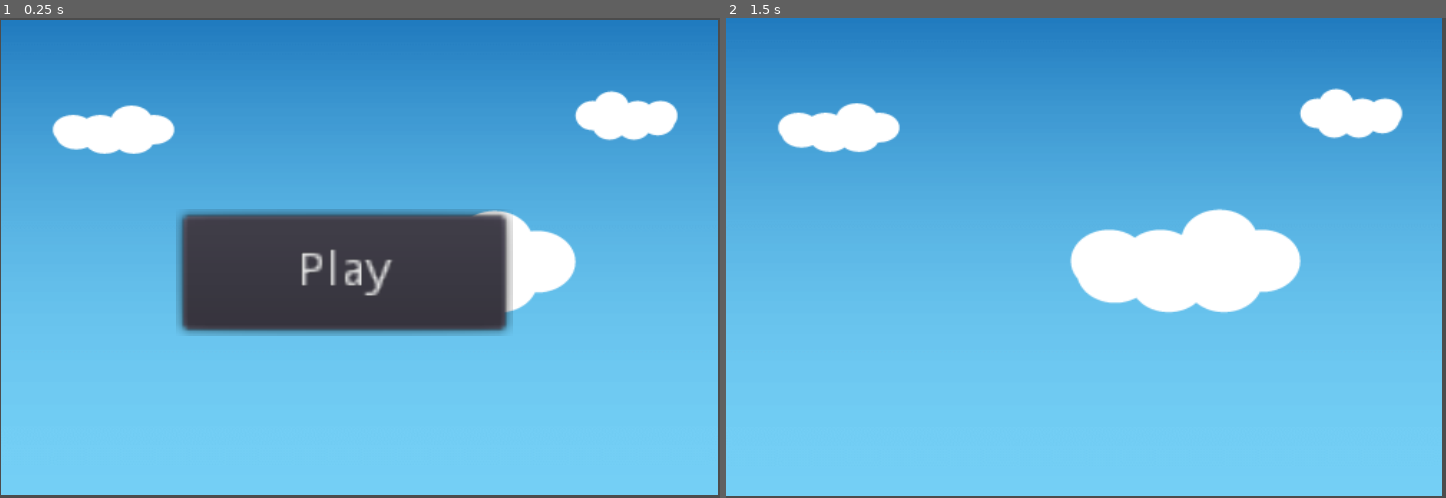
Above: before the commit, frames 1-2 (left to right).
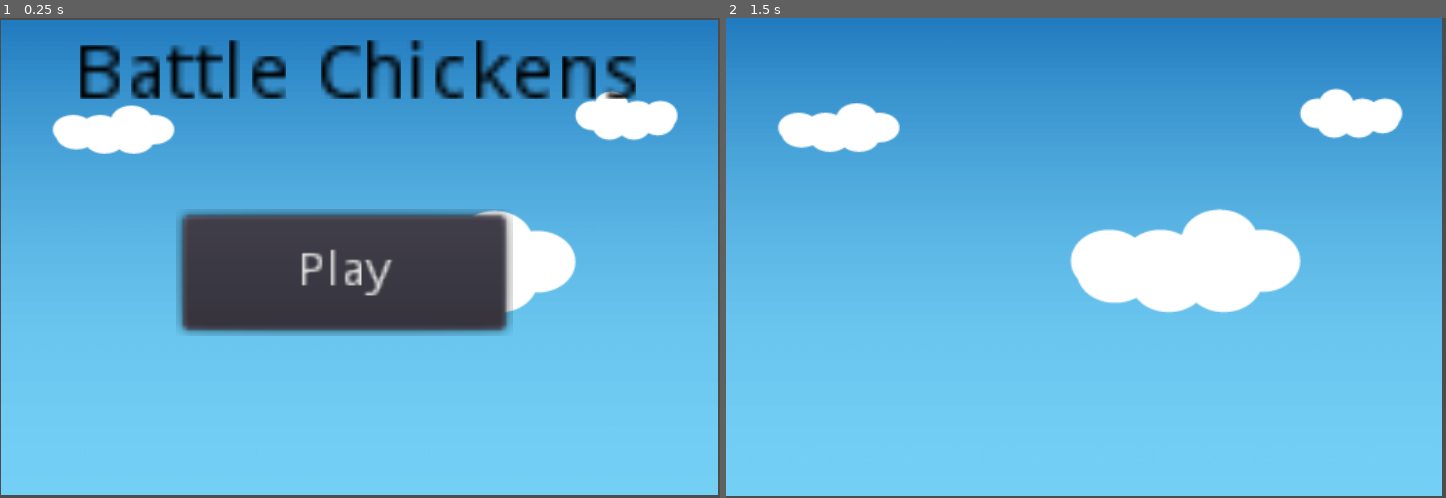
Above: after the commit, the same moments.

Repository: extreme-coder/battlechicken
Game: Godot game, scene res://startScreen.tscn
Two runs of this game, one before a commit and one after it. Both use one fixed random seed, a clock stepped at 60 frames per second and the inputs below.
Inputs:
- Up to frame 1 (0.25 s): no input
- Up to frame 2 (1.5 s): click "Play" at 0.5 s; tap Enter at 1.25 s

The runs differ from the first frame. In frame 1, 4.4% of the frame differs, in the area x 11-89%, y 4-17%; in frame 2, nothing differs.

Commit message:
Placeholders for first screen done

Diff:
--- a/startScreen.tscn
+++ b/startScreen.tscn
@@ -38,4 +38,28 @@
 align = 1
 _sections_unfolded = [ "Rect" ]
 
+[node name="Label" type="Label" parent="." index="1"]
+
+anchor_left = 0.0
+anchor_top = 0.0
+anchor_right = 0.0
+anchor_bottom = 0.0
+margin_left = -199.0
+margin_top = -162.0
+margin_right = -100.0
+margin_bottom = -148.0
+rect_scale = Vector2( 4, 4 )
+rect_pivot_offset = Vector2( 0, 0 )
+rect_clip_content = false
+mouse_filter = 2
+mouse_default_cursor_shape = 0
+size_flags_horizontal = 1
+size_flags_vertical = 4
+custom_colors/font_color = Color( 0, 0, 0, 1 )
+text = "Battle Chickens"
+percent_visible = 1.0
+lines_skipped = 0
+max_lines_visible = -1
+_sections_unfolded = [ "Rect", "custom_colors" ]
+
 [connection signal="pressed" from="Button" to="." method="_on_Button_pressed"]
Not shown, changed: Assets/Images/bluesky.en.png.import
Not shown, changed: icon.png.import
